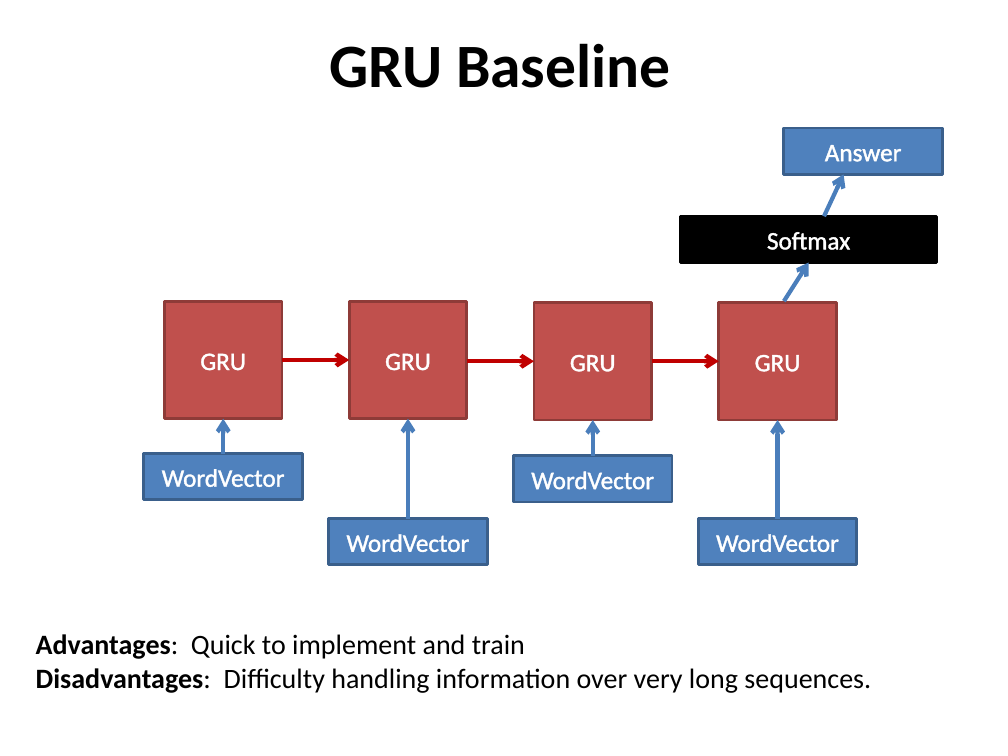
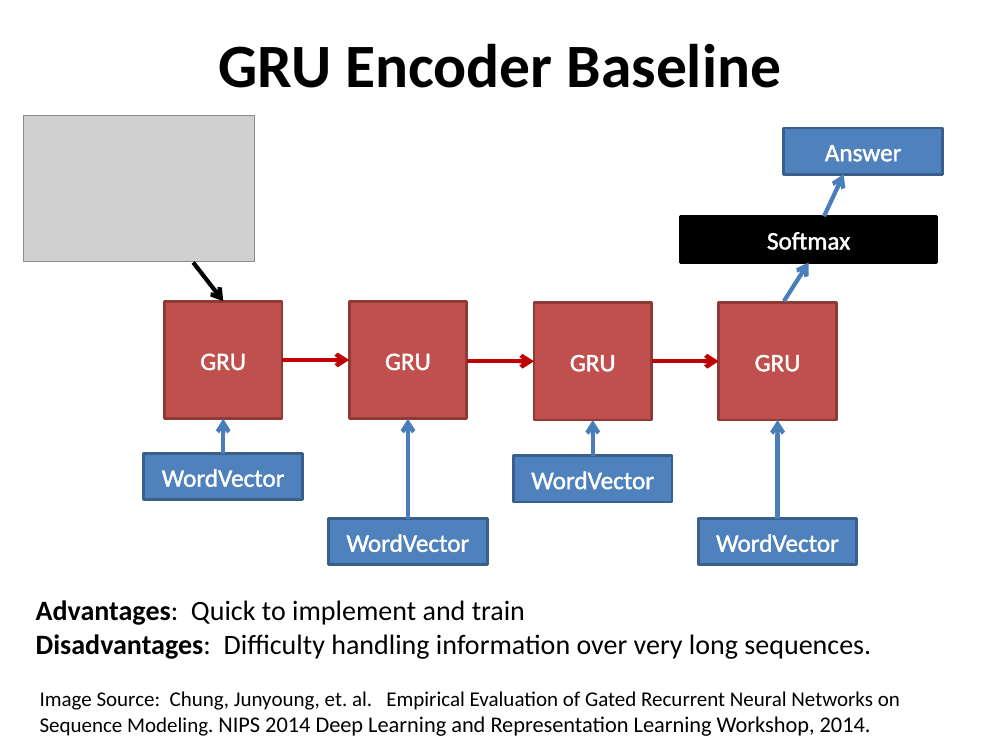
Before and after one commit to danstrawser/Nlp2Commands, a slide deck: slide 3 of Presentation/PresentationPPT.pptx. Drawn at 1008x756 pixels with LibreOffice and Linux fonts; fonts in the diff are those of the drawing; grey boxes stand for pictures. Boxes give left, top, right and bottom in pixels: in the first picture for what was removed or moved away, otherwise in the second. Text is boxed around its words. In the diff, an @@ line names an element or a change of style, - is before the commit and + after.

```diff
--- a/Presentation/PresentationPPT.pptx
+++ b/Presentation/PresentationPPT.pptx
@@ title at box(219, 43, 782, 88): text changed @@
-GRU Baseline
+GRU Encoder Baseline
@@ picture added at box(23, 115, 254, 261) @@
@@ arrow added from (194, 262) to (223, 301), #000000 3 pt @@
@@ text "Advantages: Quick to implement and ...": place and size @@
-text "Advantages: Quick to implement and ..." at box(36, 634, 871, 693)
+text "Advantages: Quick to implement and ..." at box(36, 600, 871, 659)
@@ text added at box(40, 691, 900, 736), 15 pt, text #000000 @@
+Image Source: Chung, Junyoung, et. al. Empirical Evaluation of Gated Recurrent Neural Networks on Sequence Modeling. NIPS 2014 Deep Learning and Representation Learning Workshop, 2014.
```
Also in this commit, not shown: 6 other slides changed, 4 slides added, 2 slides removed, 3 other files.
